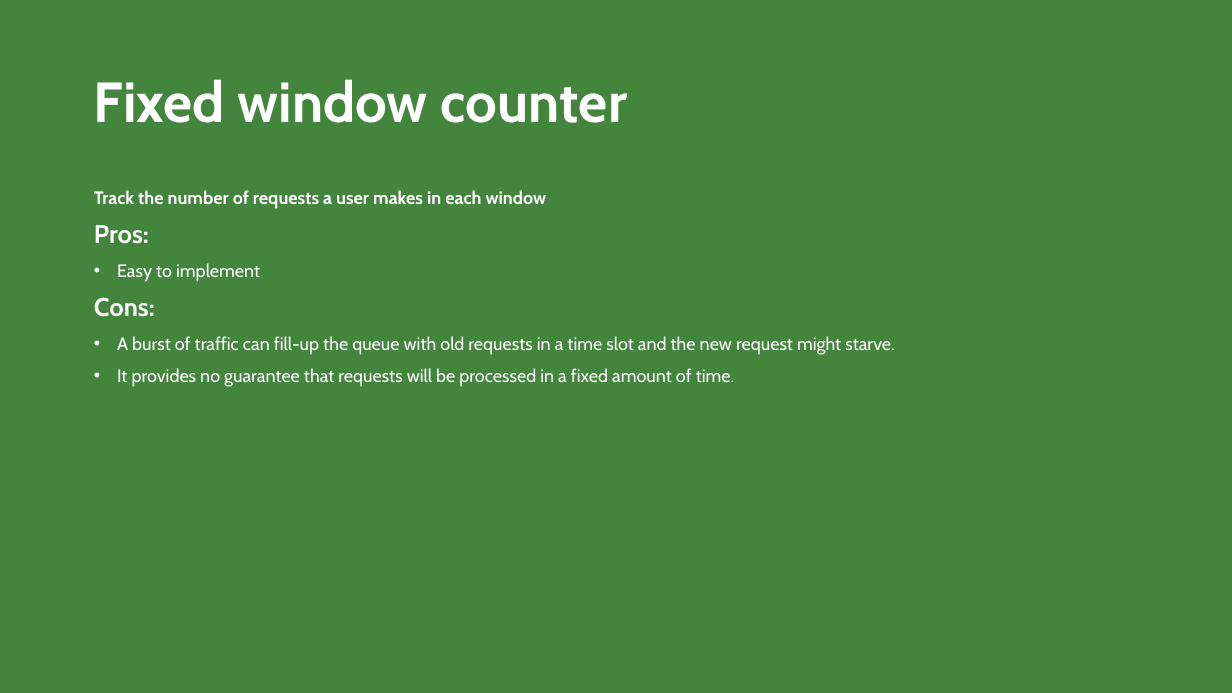
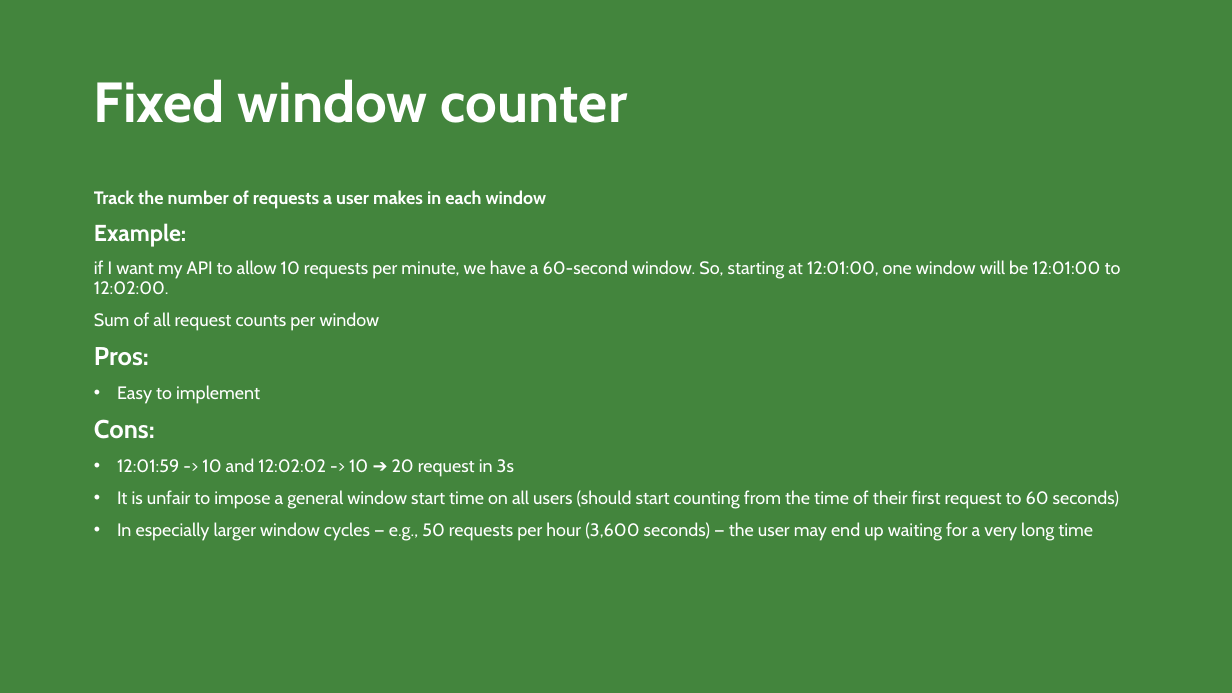
Before and after one commit to hamedhafezi/ppt, a slide deck: slide 6 of BK.pptx (slide 7 before the commit). Drawn at 1232x693 pixels with LibreOffice and Linux fonts; fonts in the diff are those of the drawing. Boxes give left, top, right and bottom in pixels: in the first picture for what was removed or moved away, otherwise in the second. Text is boxed around its words. In the diff, an @@ line names an element or a change of style, - is before the commit and + after.

```diff
--- a/BK.pptx
+++ b/BK.pptx
@@ text at (x1=94, y1=223, x2=1121, y2=331): paragraphs added @@
+Example:
+if I want my API to allow 10 requests per minute, we have a 60-second window. So, starting at 12:01:00, one window will be 12:01:00 to 12:02:00.
+Sum of all request counts per window
@@ text at (x1=117, y1=458, x2=1119, y2=541): text changed @@
-• A burst of traffic can fill-up the queue with old requests in a time slot and the new request might starve.
-• It provides no guarantee that requests will be processed in a fixed amount of time.
+• 12:01:59 -> 10 and 12:02:02 -> 10 ➔ 20 request in 3s
+• It is unfair to impose a general window start time on all users (should start counting from the time of their first request to 60 seconds)
+• In especially larger window cycles — e.g., 50 requests per hour (3,600 seconds) — the user may end up waiting for a very long time
```
Also in this commit, not shown: 4 other slides changed, 6 slides added.
